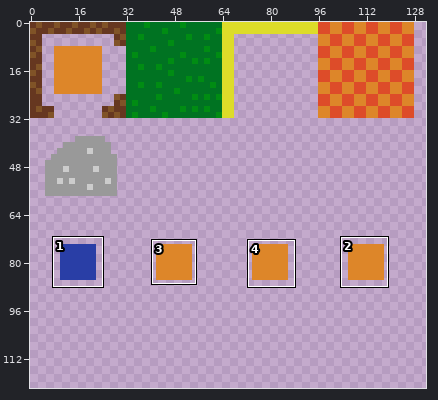
A sprite sheet gets an edit: MazeMasterContent/sprite.png. The first picture is a wide view before the edit; the outline marks the close-up.
Close-up. The starting point:
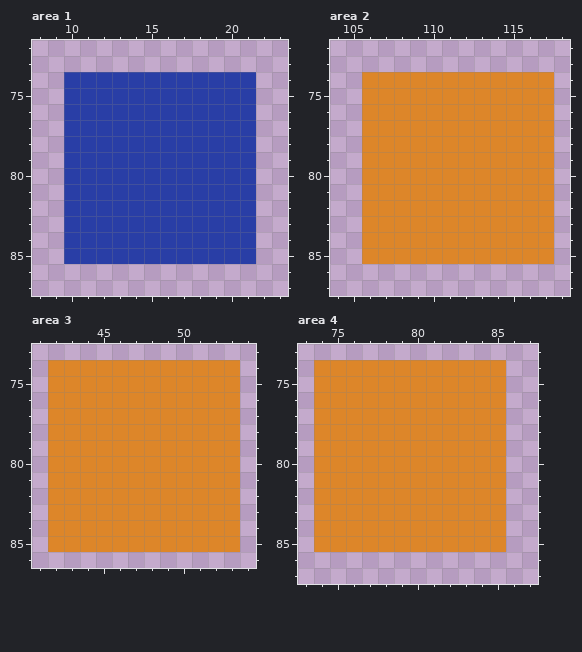
The file is 160x160 pixels. Shown: area 1: x 8..23, y 72..87; area 2: x 104..118, y 72..87; area 3: x 41..54, y 73..86; area 4: x 73..87, y 73..87. The old version is drawn lined up with the new one, on the new canvas. The wide view leaves out empty margins. The commit also changed other parts of the picture, which this record leaves out.
New version:
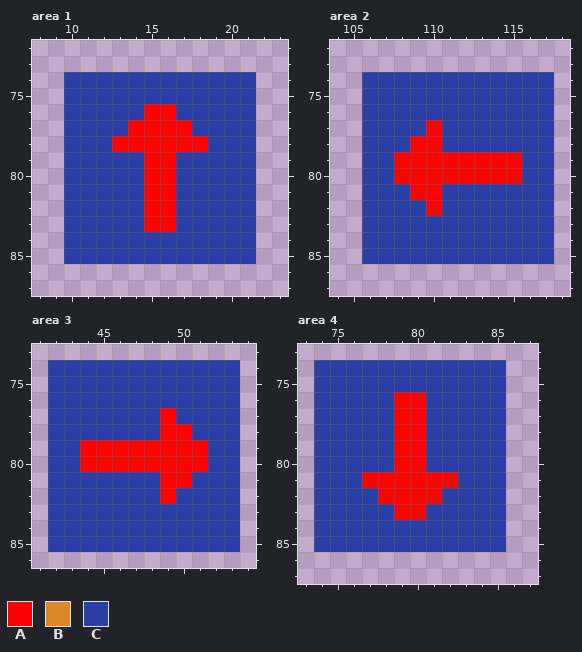
Palette (. is transparent): A #ff0000  B #dd8629  C #293ea6
Edits made:
canvas 160x160 -> 320x320
Changed rows in their new state; - is an unchanged pixel.
Area 1:
first column x 13:
76 --AA--
77 -AAAA-
78 AAAAAA
79 --AA--
80 --AA--
81 --AA--
82 --AA--
83 --AA--
Area 2:
first column x 106:
74 CCCCCCCCCCCC
75 CCCCCCCCCCCC
76 CCCCCCCCCCCC
77 CCCCACCCCCCC
78 CCCAACCCCCCC
79 CCAAAAAAAACC
80 CCAAAAAAAACC
81 CCCAACCCCCCC
82 CCCCACCCCCCC
83 CCCCCCCCCCCC
84 CCCCCCCCCCCC
85 CCCCCCCCCCCC
Area 3:
first column x 42:
74 CCCCCCCCCCCC
75 CCCCCCCCCCCC
76 CCCCCCCCCCCC
77 CCCCCCCACCCC
78 CCCCCCCAACCC
79 CCAAAAAAAACC
80 CCAAAAAAAACC
81 CCCCCCCAACCC
82 CCCCCCCACCCC
83 CCCCCCCCCCCC
84 CCCCCCCCCCCC
85 CCCCCCCCCCCC
Area 4:
first column x 74:
74 CCCCCCCCCCCC
75 CCCCCCCCCCCC
76 CCCCCAACCCCC
77 CCCCCAACCCCC
78 CCCCCAACCCCC
79 CCCCCAACCCCC
80 CCCCCAACCCCC
81 CCCAAAAAACCC
82 CCCCAAAACCCC
83 CCCCCAACCCCC
84 CCCCCCCCCCCC
85 CCCCCCCCCCCC
